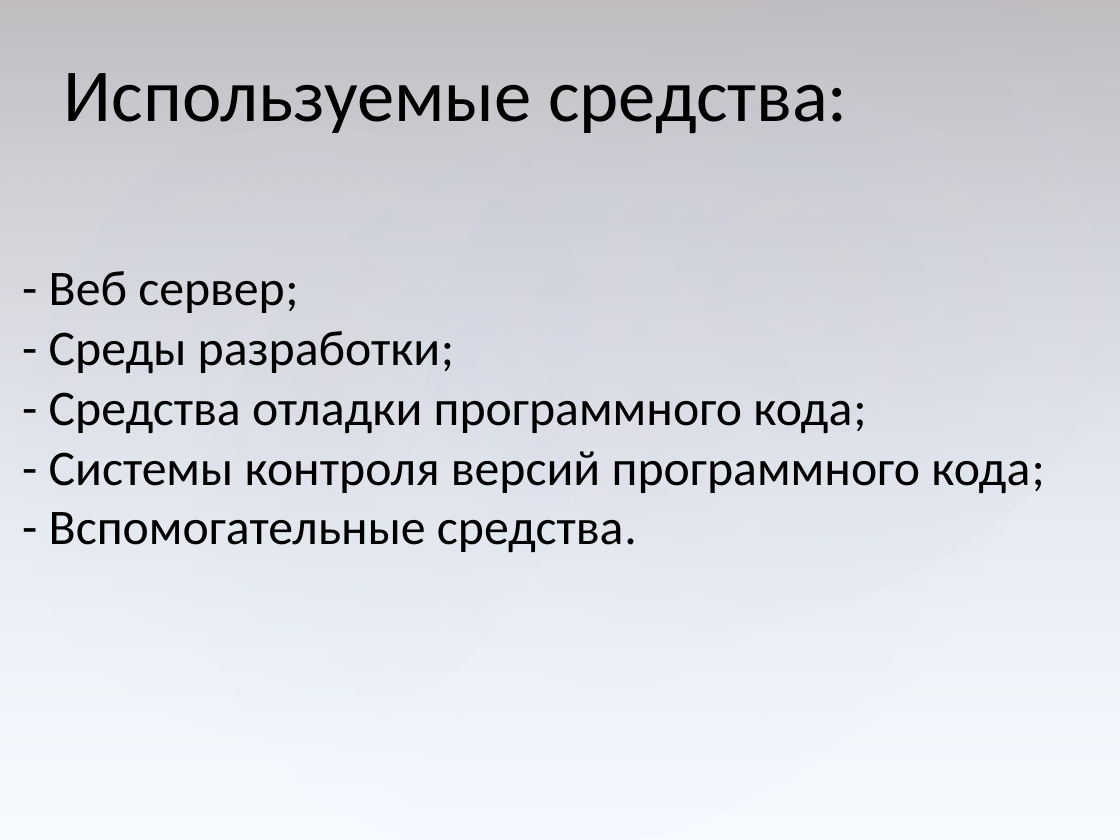
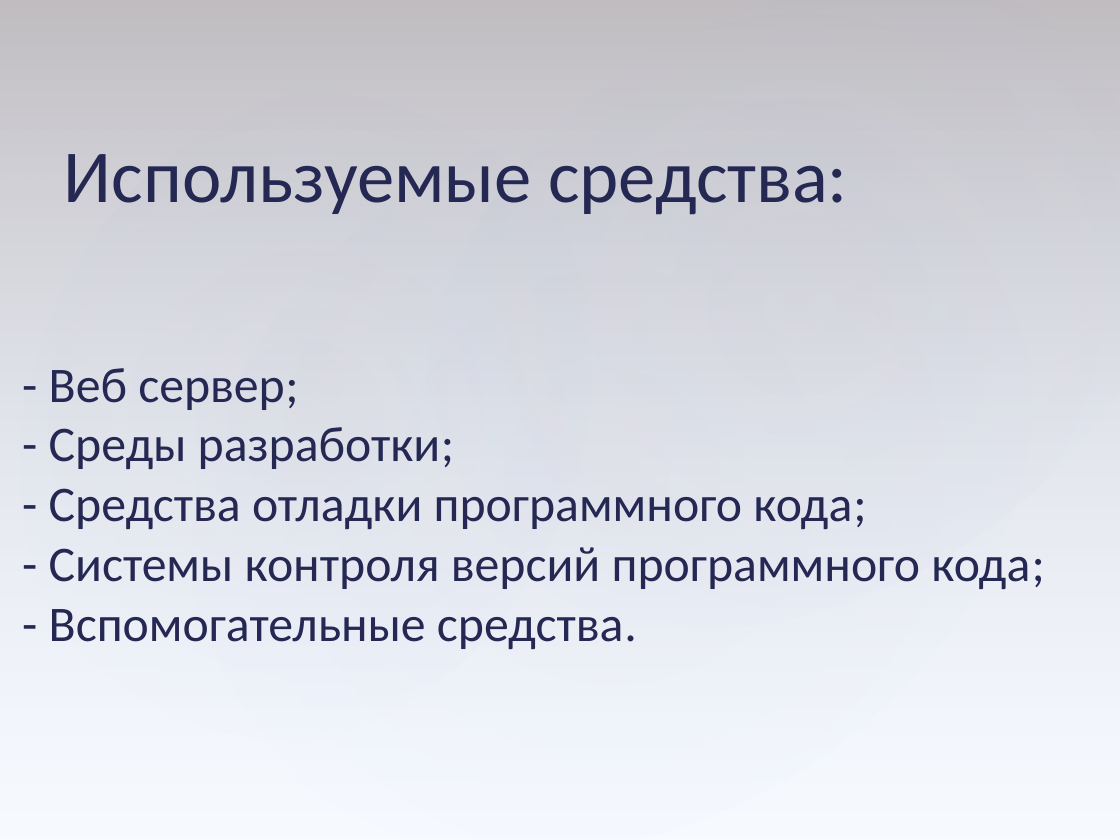
Before and after one commit to serpikovs/in40, a slide deck: slide 11 of !docs/common.pptx. Drawn at 1120x840 pixels with LibreOffice and Linux fonts; fonts in the diff are those of the drawing. Boxes give left, top, right and bottom in pixels: in the first picture for what was removed or moved away, otherwise in the second. Text is boxed around its words. In the diff, an @@ line names an element or a change of style, - is before the commit and + after.

```diff
--- a/!docs/common.pptx
+++ b/!docs/common.pptx
@@ text "Используемые средства:": place and size @@
-text "Используемые средства:" at [64,73,848,134]
+text "Используемые средства:" at [64,154,848,214]
@@ text "Используемые средства:" at [64,154,848,214]: text colour #000000 to #242852 @@
@@ text "- Веб сервер;" at [49,368,1045,649]: text colour #000000 to #242852 @@
@@ text "- Веб сервер;": place and size @@
-text "- Веб сервер;" at [49,271,1045,552]
+text "- Веб сервер;" at [49,368,1045,649]
```
Also in this commit, not shown: 34 other slides changed.
